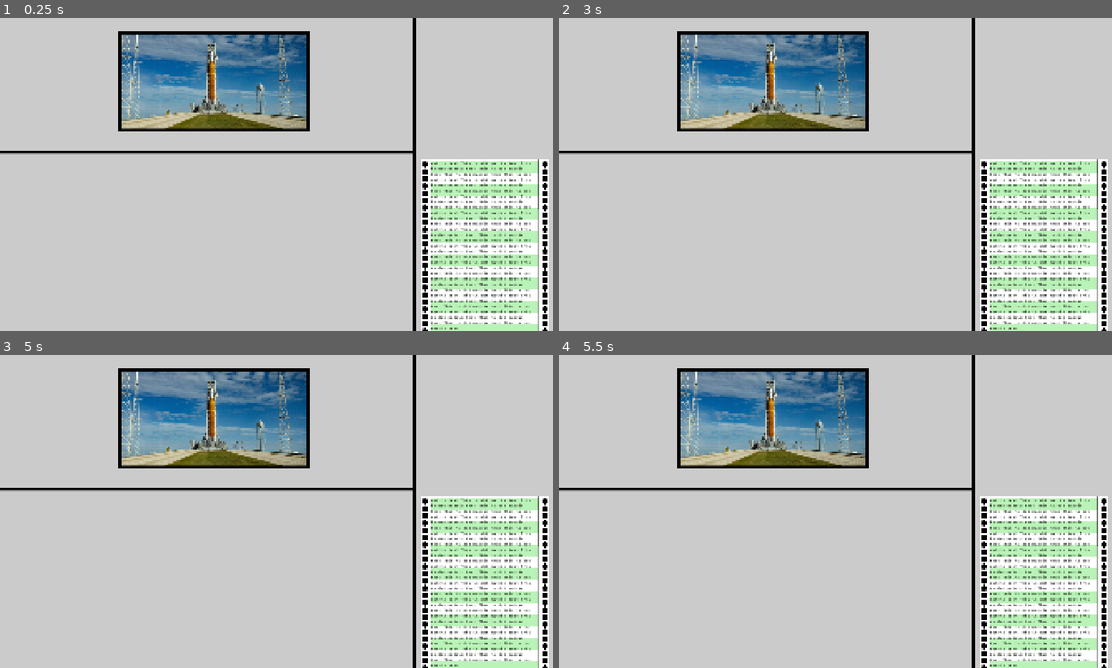
Above: before the commit, frames 1-4 (two rows, left to right).
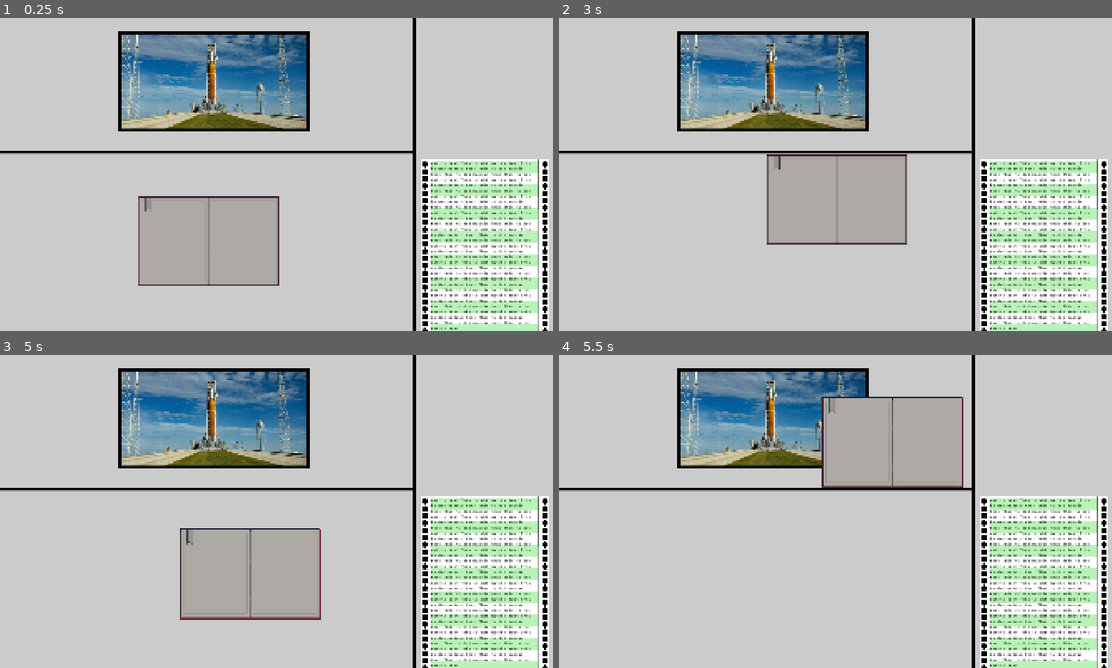
Above: after the commit, the same moments.

Repository: bukit3point0/gmtk2026
Game: Godot game, scene res://scenes/game_root.tscn
The game is run twice, just before and just after one commit, with the same random seed, the same clock (stepped at 60 frames per second) and the same inputs.
Inputs (mouse positions are in pixels of both pictures, inside the frame that each line leads up to):
- Up to frame 1 (0.25 s): no input
- Up to frame 2 (3 s): click "Play Game" at 0.5 s; click "Play Game" at 1.25 s; click "Play Game" at 2 s; click "Settings" at 2.75 s
- Up to frame 3 (5 s): tap Enter at 3.5 s; move the mouse to (398, 495) at 3.52 s; click (398, 495) at 3.67 s; tap Space at 4.25 s; drag from (165, 527) to (248, 574) at 4.27 s
- Up to frame 4 (5.5 s): move the mouse to (890, 442) at 5.02 s; click (890, 442) at 5.17 s

The runs differ from the first frame. In frame 1, 7.3% of the frame differs, in the area x 25-51%, y 56-86%; in frame 2, 7.3%; in frame 3, 7.5%, in the area x 32-59%, y 55-85%; in frame 4, 7.4%.

Commit message:
mock book can be dragged

Diff:
--- a/project.godot
+++ b/project.godot
@@ -23,6 +23,7 @@
 
 window/size/viewport_width=1920
 window/size/viewport_height=1080
+window/size/mode=3
 window/stretch/mode="canvas_items"
 window/stretch/aspect="expand"
 
--- a/scenes/game.tscn
+++ b/scenes/game.tscn
@@ -1,9 +1,48 @@
 [gd_scene format=3 uid="uid://crn0td2ubi874"]
 
 [ext_resource type="PackedScene" uid="uid://bpn3sdvipin1v" path="res://scenes/background.tscn" id="1_uwrxv"]
+[ext_resource type="Script" uid="uid://ck24iy167p2x" path="res://scripts/instruction_book.gd" id="2_lnu2h"]
+[ext_resource type="Texture2D" uid="uid://516g1g3xyua4" path="res://assets/mocks/book.png" id="2_yqjtg"]
+
+[sub_resource type="RectangleShape2D" id="RectangleShape2D_sn0t7"]
+size = Vector2(488, 312)
+
+[sub_resource type="RectangleShape2D" id="RectangleShape2D_6f8o3"]
+size = Vector2(1435, 10)
+
+[sub_resource type="RectangleShape2D" id="RectangleShape2D_qr0ht"]
+size = Vector2(10, 621.5)
 
 [node name="Game" type="Node2D" unique_id=1055144618]
 
 [node name="Level1" type="Node2D" parent="." unique_id=799543503]
 
 [node name="Background" parent="Level1" unique_id=2126150908 instance=ExtResource("1_uwrxv")]
+
+[node name="Table" type="Node2D" parent="Level1" unique_id=1942911392]
+
+[node name="InstructionBook" type="CharacterBody2D" parent="Level1/Table" unique_id=762449066]
+position = Vector2(720, 770)
+input_pickable = true
+script = ExtResource("2_lnu2h")
+metadata/_edit_group_ = true
+
+[node name="Sprite2D" type="Sprite2D" parent="Level1/Table/InstructionBook" unique_id=1181639435]
+texture = ExtResource("2_yqjtg")
+
+[node name="CollisionShape2D" type="CollisionShape2D" parent="Level1/Table/InstructionBook" unique_id=1014973014]
+shape = SubResource("RectangleShape2D_sn0t7")
+
+[node name="Walls" type="Node2D" parent="Level1/Table" unique_id=867366719]
+
+[node name="StaticBody2D" type="StaticBody2D" parent="Level1/Table/Walls" unique_id=2047171367]
+
+[node name="CollisionShape2D" type="CollisionShape2D" parent="Level1/Table/Walls/StaticBody2D" unique_id=483486019]
+position = Vector2(717.5, 463)
+shape = SubResource("RectangleShape2D_6f8o3")
+
+[node name="CollisionShape2D2" type="CollisionShape2D" parent="Level1/Table/Walls/StaticBody2D" unique_id=2072154372]
+position = Vector2(1430, 769.25)
+shape = SubResource("RectangleShape2D_qr0ht")
+
+[connection signal="input_event" from="Level1/Table/InstructionBook" to="Level1/Table/InstructionBook" method="_on_instruction_book_input_event"]
--- /dev/null
+++ b/scripts/instruction_book.gd
@@ -0,0 +1,26 @@
+extends CharacterBody2D
+
+var instruction_book_dragging = false
+
+signal instruction_book_drag_signal
+
+func _ready() -> void:
+	connect("instruction_book_drag_signal", Callable(self, "_set_instruction_book_drag"))
+
+func _process(_delta: float) -> void:
+	if instruction_book_dragging:
+		var mouse_position = get_viewport().get_mouse_position()
+		position = Vector2(mouse_position.x, mouse_position.y)
+
+func _set_instruction_book_drag() -> void:
+	instruction_book_dragging = !instruction_book_dragging
+
+func _on_instruction_book_input_event(_viewport: Node, event: InputEvent, _shape_idx: int) -> void:
+	if event is InputEventMouseButton:
+		if event.button_index == MOUSE_BUTTON_LEFT and event.pressed:
+			emit_signal("instruction_book_drag_signal")
+		elif event.button_index == MOUSE_BUTTON_LEFT and !event.pressed:
+			emit_signal("instruction_book_drag_signal")
+	elif event is InputEventScreenTouch:
+		if event.pressed and event.get_index() == 0:
+			self.position = event.get_position()
Binary file added: assets/mocks/book.png
Not shown, added: assets/mocks/book.png.import
Not shown, added: scripts/instruction_book.gd.uid
